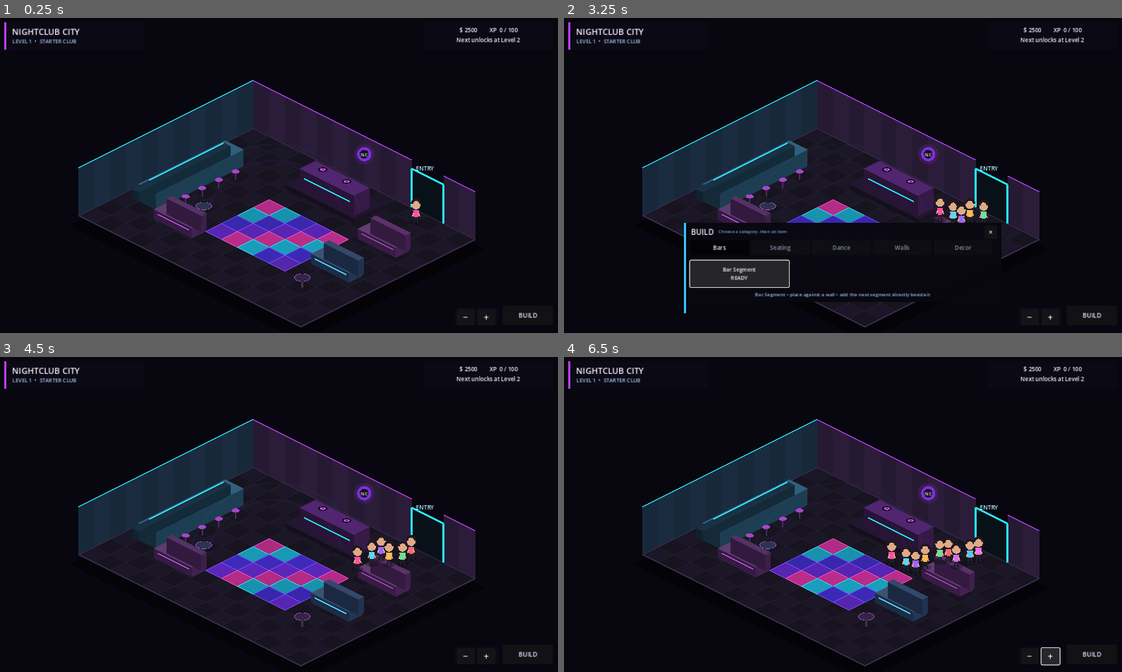
Above: before the commit, frames 1-4 (two rows, left to right).
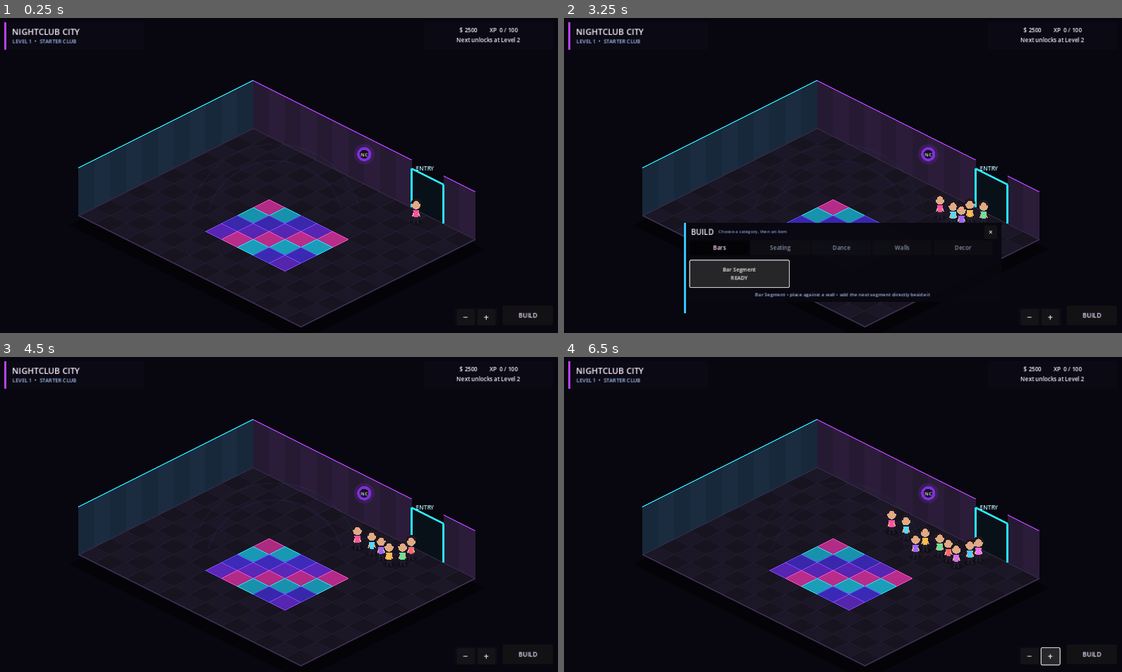
Above: after the commit, the same moments.

Repository: 22crob/Nightclub-City
Game: Godot game, scene res://scenes/main.tscn
The game is run twice, just before and just after one commit, with the same random seed, the same clock (stepped at 60 frames per second) and the same inputs.
Inputs:
- Up to frame 1 (0.25 s): no input
- Up to frame 2 (3.25 s): click "−" at 0.5 s; click "+" at 1.25 s; click "BUILD" at 2 s; click "Bar Segment READY" at 2.75 s
- Up to frame 3 (4.5 s): click "Bar Segment READY" at 3.5 s; click "×" at 4.25 s
- Up to frame 4 (6.5 s): click "−" at 5 s; click "+" at 5.75 s

The runs differ from the first frame. In frame 1, 4.6% of the frame differs, in the area x 23-74%, y 38-86%; in frame 2, 2.8%; in frame 3, 4.6%; in frame 4, 4.9%.

Commit message:
Remove starter furniture and invisible blockers

Diff:
--- a/godot/scripts/main.gd
+++ b/godot/scripts/main.gd
@@ -97,7 +97,7 @@
 ]
 
 func _ready() -> void:
-	print("Nightclub City Modular Bar v2 loaded.")
+	print("Nightclub City Clean Club Shell v1 loaded.")
 	zoom_out_button.pressed.connect(_zoom_out)
 	zoom_in_button.pressed.connect(_zoom_in)
 	design_button.pressed.connect(_toggle_design_drawer)
@@ -208,10 +208,6 @@
 	_draw_dance_floor()
 	_draw_walls()
 	_draw_entrance()
-	_draw_dj_booth()
-	_draw_bar()
-	_draw_lounges()
-	_draw_tables()
 	_draw_placed_objects()
 	_draw_selection_highlight()
 	_draw_npcs()
@@ -1172,11 +1168,19 @@
 
 func _activity_for_index(index: int) -> String:
 	var slot: int = index % 3
-	if slot == 0:
-		return "dance"
-	if slot == 1:
+
+	if slot == 1 and _has_player_activity_object("bar"):
 		return "bar"
-	return "lounge"
+	if slot == 2 and _has_player_activity_object("seat"):
+		return "lounge"
+
+	return "dance"
+
+func _has_player_activity_object(kind: String) -> bool:
+	for obj in placed_objects:
+		if str(obj["kind"]) == kind:
+			return true
+	return false
 
 func _choose_activity_target(activity: String, seed: int, npc_index: int) -> Vector2:
 	var targets: Array[Vector2] = _activity_targets(activity)
@@ -1216,6 +1220,7 @@
 	var targets: Array[Vector2] = []
 
 	if activity == "dance":
+		# The starter dance floor remains part of the clean club shell.
 		targets.append(Vector2(5.7, 5.0))
 		targets.append(Vector2(6.8, 5.3))
 		targets.append(Vector2(8.1, 5.1))
@@ -1223,18 +1228,8 @@
 		targets.append(Vector2(7.6, 6.4))
 		targets.append(Vector2(8.7, 6.1))
 		targets.append(Vector2(5.5, 7.0))
-	elif activity == "bar":
-		targets.append(Vector2(2.55, 3.8))
-		targets.append(Vector2(2.55, 4.9))
-		targets.append(Vector2(2.55, 6.0))
-		targets.append(Vector2(2.55, 7.0))
-	else:
-		targets.append(Vector2(9.6, 4.15))
-		targets.append(Vector2(10.5, 4.15))
-		targets.append(Vector2(9.7, 7.1))
-		targets.append(Vector2(10.6, 7.1))
-		targets.append(Vector2(3.4, 7.45))
-		targets.append(Vector2(4.3, 7.45))
+
+	# Bar and lounge targets now come only from furniture the player places.
 
 	for obj in placed_objects:
 		var kind: String = str(obj["kind"])
@@ -1590,27 +1585,8 @@
 
 	return false
 
-func _is_static_nav_blocked(tile: Vector2i) -> bool:
-	# Starter bar.
-	if tile.x >= 0 and tile.x <= 1 and tile.y >= 2 and tile.y <= 7:
-		return true
-
-	# Starter DJ booth.
-	if tile.x >= 5 and tile.x <= 8 and tile.y >= 1 and tile.y <= 2:
-		return true
-
-	# Starter lounge booths.
-	if tile.x >= 10 and tile.x <= 12 and tile.y >= 2 and tile.y <= 3:
-		return true
-	if tile.x >= 10 and tile.x <= 12 and tile.y >= 5 and tile.y <= 6:
-		return true
-	if tile.x >= 2 and tile.x <= 4 and tile.y == 8:
-		return true
-
-	# Starter cocktail tables.
-	if tile == Vector2i(11, 8) or tile == Vector2i(3, 6):
-		return true
-
+func _is_static_nav_blocked(_tile: Vector2i) -> bool:
+	# Clean shell: no invisible starter furniture blocks the buildable floor.
 	return false
 
 
